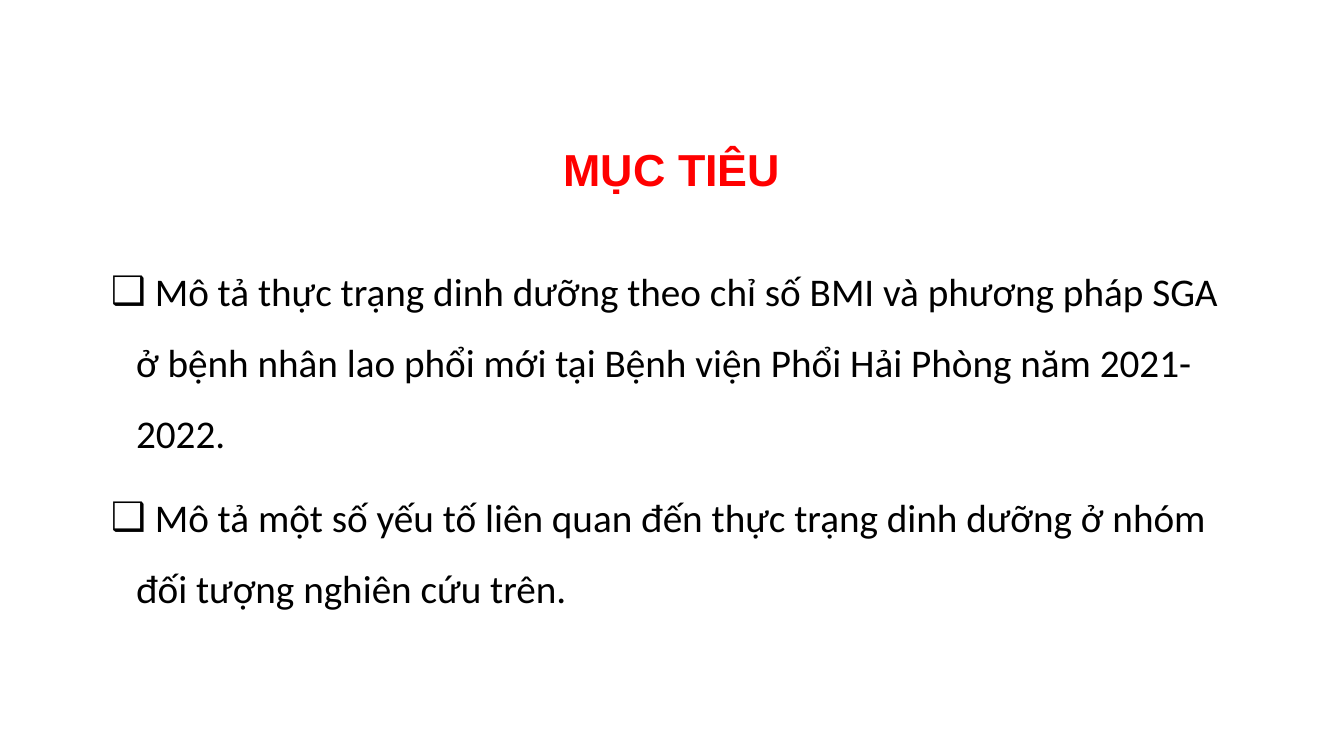
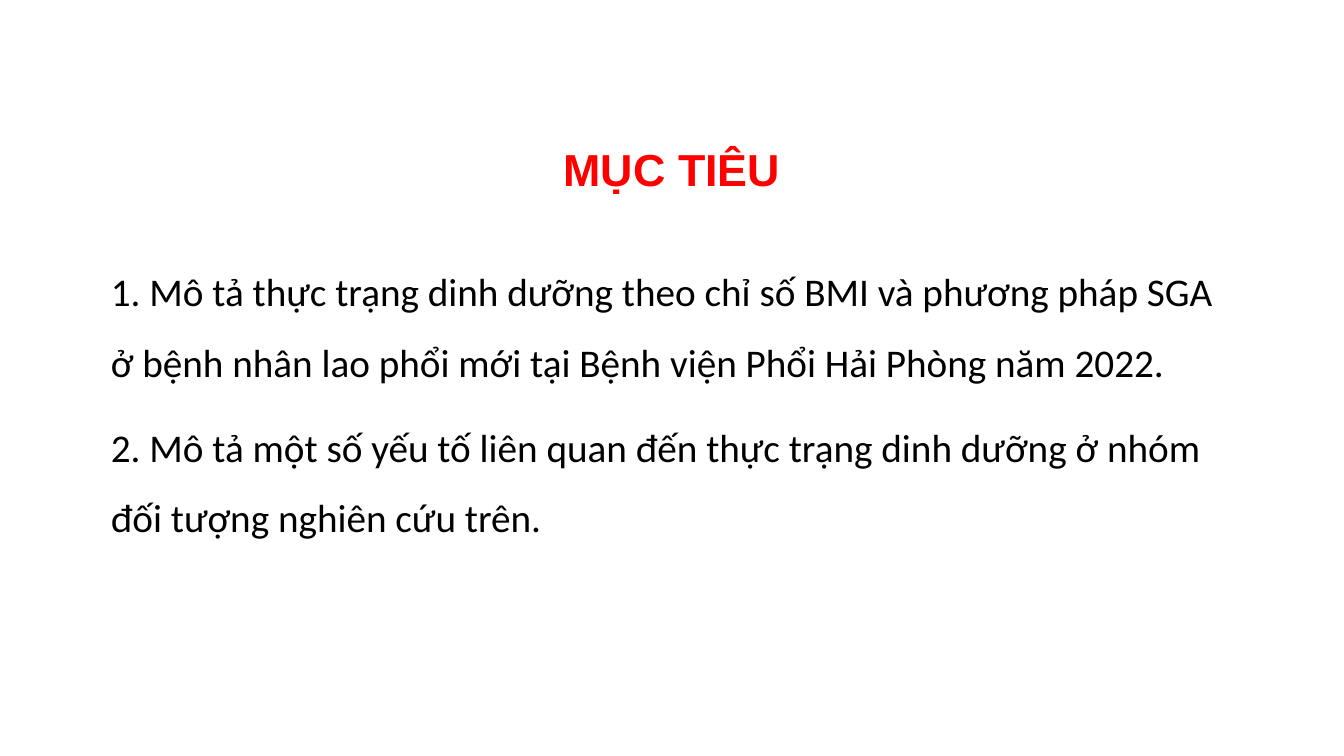
Before and after one commit to MedPocket/HPMUGraduation-thesis, a slide deck: slide 4 of Thuc-trang-va-mot-so-yeu-to-lien-quan-dinh-duong-BN-lao-phoi_Nhat-Nguyen.pptx. Drawn at 1344x756 pixels with LibreOffice and Linux fonts; fonts in the diff are those of the drawing; background and template pictures are left out. Boxes give left, top, right and bottom in pixels: in the first picture for what was removed or moved away, otherwise in the second. Text is boxed around its words. In the diff, an @@ line names an element or a change of style, - is before the commit and + after.

```diff
--- a/Thuc-trang-va-mot-so-yeu-to-lien-quan-dinh-duong-BN-lao-phoi_Nhat-Nguyen.pptx
+++ b/Thuc-trang-va-mot-so-yeu-to-lien-quan-dinh-duong-BN-lao-phoi_Nhat-Nguyen.pptx
@@ text at box(111, 276, 1212, 539): text changed @@
-❑ Mô tả thực trạng dinh dưỡng theo chỉ số BMI và phương pháp SGA ở bệnh nhân lao phổi mới tại Bệnh viện Phổi Hải Phòng năm 2021-2022.
-❑ Mô tả một số yếu tố liên quan đến thực trạng dinh dưỡng ở nhóm đối tượng nghiên cứu trên.
+1. Mô tả thực trạng dinh dưỡng theo chỉ số BMI và phương pháp SGA ở bệnh nhân lao phổi mới tại Bệnh viện Phổi Hải Phòng năm 2022.
+2. Mô tả một số yếu tố liên quan đến thực trạng dinh dưỡng ở nhóm đối tượng nghiên cứu trên.
```
Also in this commit, not shown: 29 other slides changed, 2 other files.
